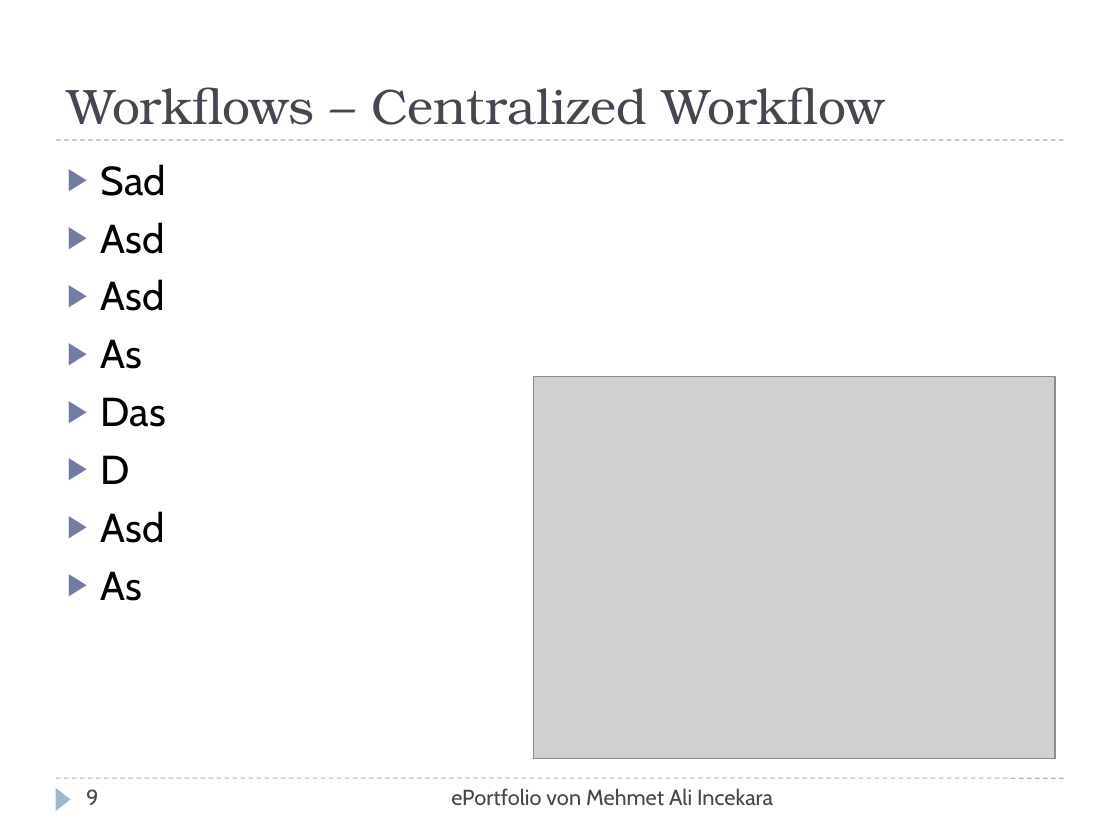
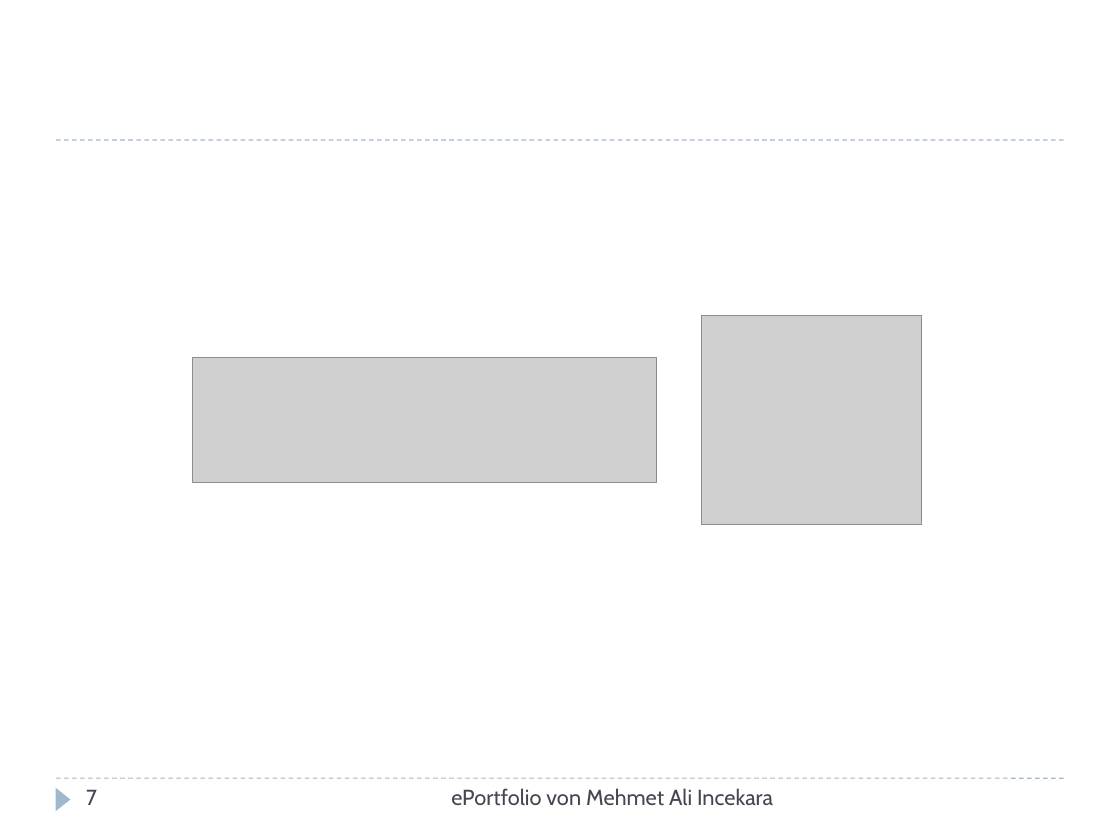
Before and after one commit to xnappy/ePortfolio, a slide deck: slide 7 of Git-und-GitHub.pptx (slide 9 before the commit). Drawn at 1120x840 pixels with LibreOffice and Linux fonts; fonts in the diff are those of the drawing; grey boxes stand for pictures. Boxes give left, top, right and bottom in pixels: in the first picture for what was removed or moved away, otherwise in the second. Text is boxed around its words. In the diff, an @@ line names an element or a change of style, - is before the commit and + after.

```diff
--- a/Git-und-GitHub.pptx
+++ b/Git-und-GitHub.pptx
@@ title removed at [67, 87, 885, 125] @@
-Workflows – Centralized Workflow
@@ text removed at [101, 164, 166, 601] @@
-▶ Sad
-▶ Asd
-▶ Asd
-▶ As
-▶ Das
-▶ D
-▶ Asd
-▶ As
@@ picture added at [701, 315, 922, 524] @@
@@ picture added at [193, 357, 656, 483] @@
@@ picture removed at [533, 376, 1055, 759] @@
@@ page number at [86, 789, 97, 805]: text changed @@
-9
+7
```
Also in this commit, not shown: 12 other slides changed, 4 slides added, 3 other files.
